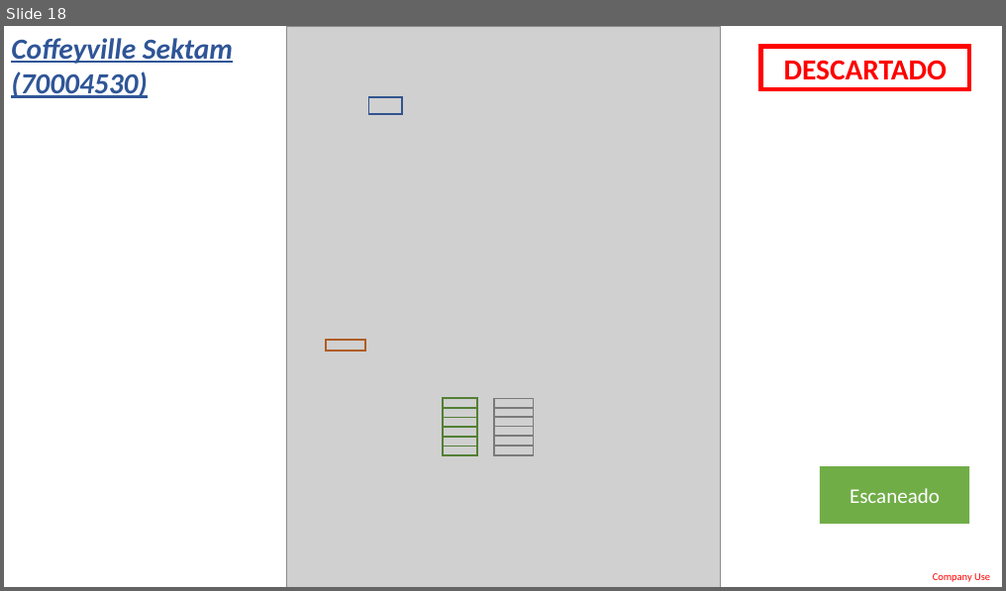
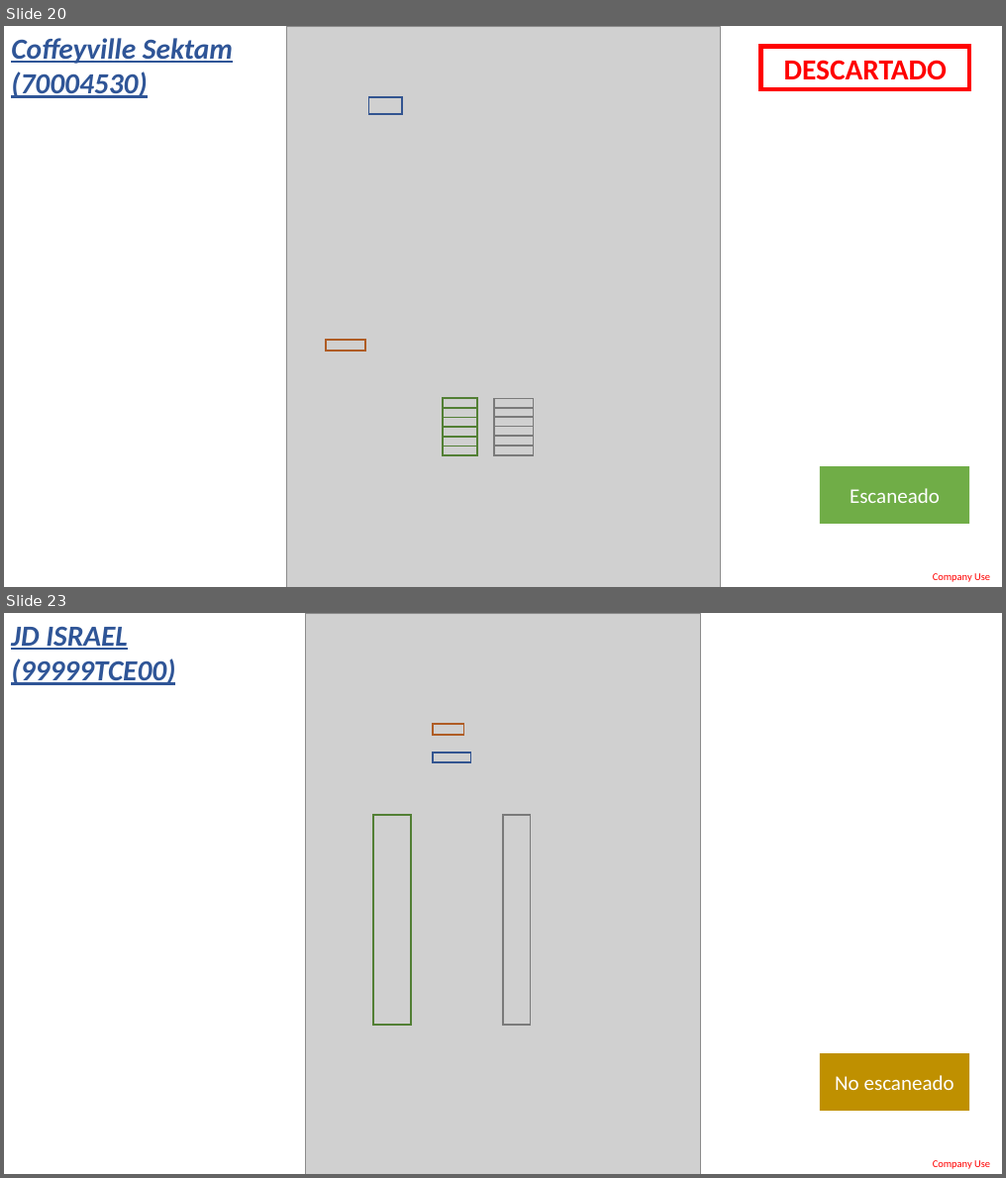
Before and after one commit to LobatoJaime/Bot-Creacion-de-Pedidos, a slide deck: AI_Engine/Info/ExtraccionDatos.pptx. Shown one above the other, each under a label of ours: slide 18 before the commit, slides 20 and 23 after it; the slides between them are not shown. The pictures are 1006x591 and 1006x1178 pixels, drawn with LibreOffice and Linux fonts; fonts in the diff are those of the drawing; grey boxes stand for pictures. Boxes give left, top, right and bottom in pixels: in the first picture for what was removed or moved away, otherwise in the second. Text is boxed around its words. In the diff, an @@ line names an element or a change of style, - is before the commit and + after.

Commit message:
Actualizado Powerpoint Extraccion datos con Soucy, Agrostroj y JD Israel

```diff
--- a/AI_Engine/Info/ExtraccionDatos.pptx
+++ b/AI_Engine/Info/ExtraccionDatos.pptx
@@ slide 23 added at (x1=4, y1=613, x2=1002, y2=1174), background #FFFFFF; not listed: 1 template element that a slide beside it also shows @@
@@ text added at (x1=11, y1=626, x2=175, y2=685), 28 pt, text #2F5597, bold, italic, underline @@
+JD ISRAEL (99999TCE00)
@@ picture added at (x1=306, y1=613, x2=700, y2=1174) @@
@@ rectangle added at (x1=433, y1=724, x2=464, y2=735), outline #AF5C24 1.5 pt @@
@@ rectangle added at (x1=433, y1=753, x2=471, y2=762), outline #325491 1.5 pt @@
@@ rectangle added at (x1=373, y1=815, x2=411, y2=1025), outline #538035 1.5 pt @@
@@ rectangle added at (x1=503, y1=815, x2=531, y2=1025), outline #7A7A7A 1.5 pt @@
@@ rectangle added at (x1=820, y1=1054, x2=969, y2=1111), fill #BF9000, 20 pt, text #FFFFFF @@
+No escaneado
@@ what was slide 18 is now slide 20 @@
```
Also in this commit, not shown: 16 slides changed, 6 other slides added.
